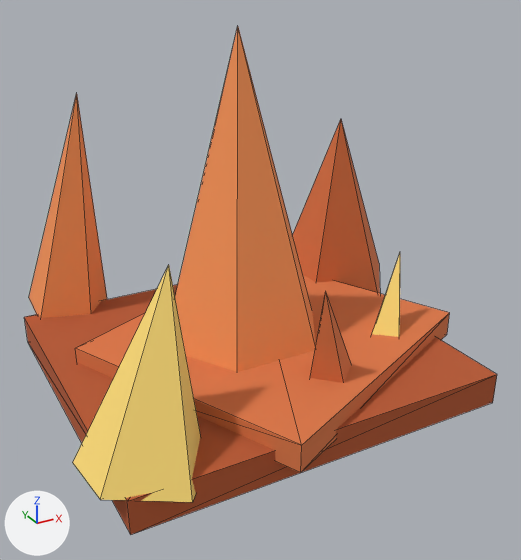
What one commit did to the glTF model resources/deposits/models/pyromite_flat.glb.
Before and after are seen from a camera (50 mm lens) standing at (-0.572, -1.111, 0.743) and looking at (0.03, -0.017, 0.196). The lights are fixed; the arrows at lower left show +X, +Y and +Z. The older version comes first. Mesh edges are drawn as thin lines. Where no turn or scale is listed for an object, it has been applied to the vertices. Vertices at exactly the same position are counted once.

The first picture shows 'PyroBase', 'PyroBase2', 'PyroPeak_0', 'PyroPeak_1', 'PyroPeak_2', 'PyroPeak_3', 'PyroShard_0', 'PyroShard_1'.
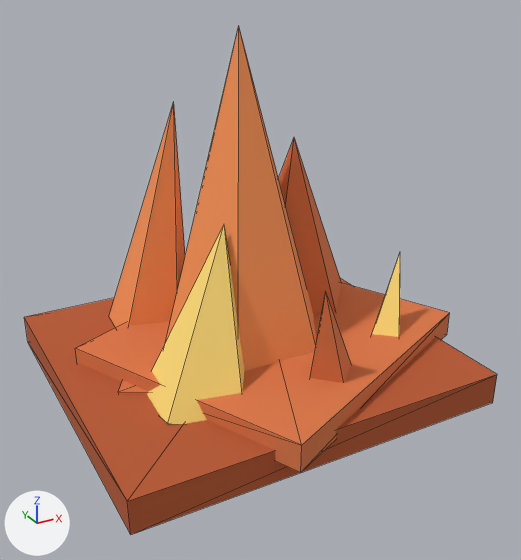
The newer file is also rescaled (x2.0) as a whole; pictures and numbers use the older file's frame.

Changed parts and their boxes (x1, y1, x2, y2) in the pictures (521 x 560 px):
'PyroPeak_2', moved
    before: (73, 265, 201, 502)
    after: (147, 225, 245, 425)
'PyroPeak_3', moved
    before: (29, 94, 107, 318)
    after: (109, 102, 185, 328)
'PyroPeak_1', moved
    before: (293, 119, 380, 293)
    after: (278, 138, 342, 314)

The change in detail:
me_cone_001 is used by ob_pyropeak_1; location (0.35, 0.206, 0.04).
me_cone_001 had 6 vertices, 8 faces and spanned x -0.115..0.139, y -0.13..0.13, z -0.033..0.412.
me_cone_001 now has 6 vertices, 8 faces and spans x -0.29..-0.036, y -0.233..0.027, z -0.033..0.412.
me_cone_001 part 1: the whole mesh is moved by (-0.175, -0.103, 0.0).
me_cone_002 is used by ob_pyropeak_2; location (-0.3, -0.244, 0.03).
me_cone_002 had 6 vertices, 8 faces and spanned x -0.089..0.106, y -0.103..0.103, z -0.028..0.309.
me_cone_002 now has 6 vertices, 8 faces and spans x 0.061..0.256, y 0.019..0.225, z -0.028..0.309.
me_cone_002 part 2: the whole mesh is moved by (0.15, 0.122, 0.0).
me_cone_003 is used by ob_pyropeak_3; location (-0.25, 0.356, 0.05).
me_cone_003 had 6 vertices, 8 faces and spanned x -0.073..0.09, y -0.085..0.085, z -0.015..0.468.
me_cone_003 now has 6 vertices, 8 faces and spans x 0.052..0.215, y -0.263..-0.093, z -0.015..0.468.
me_cone_003 part 3: the whole mesh is moved by (0.125, -0.178, 0.0).
